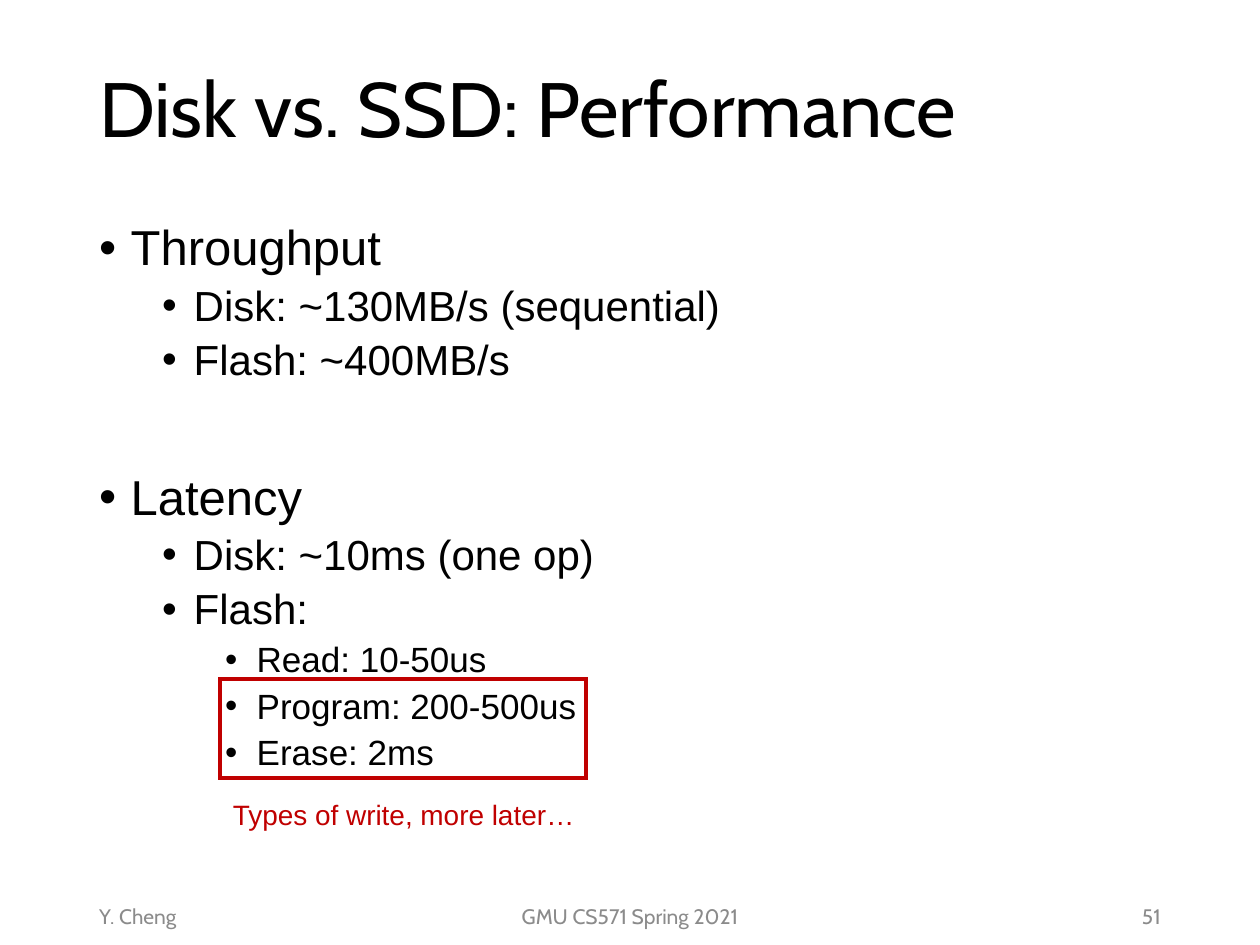
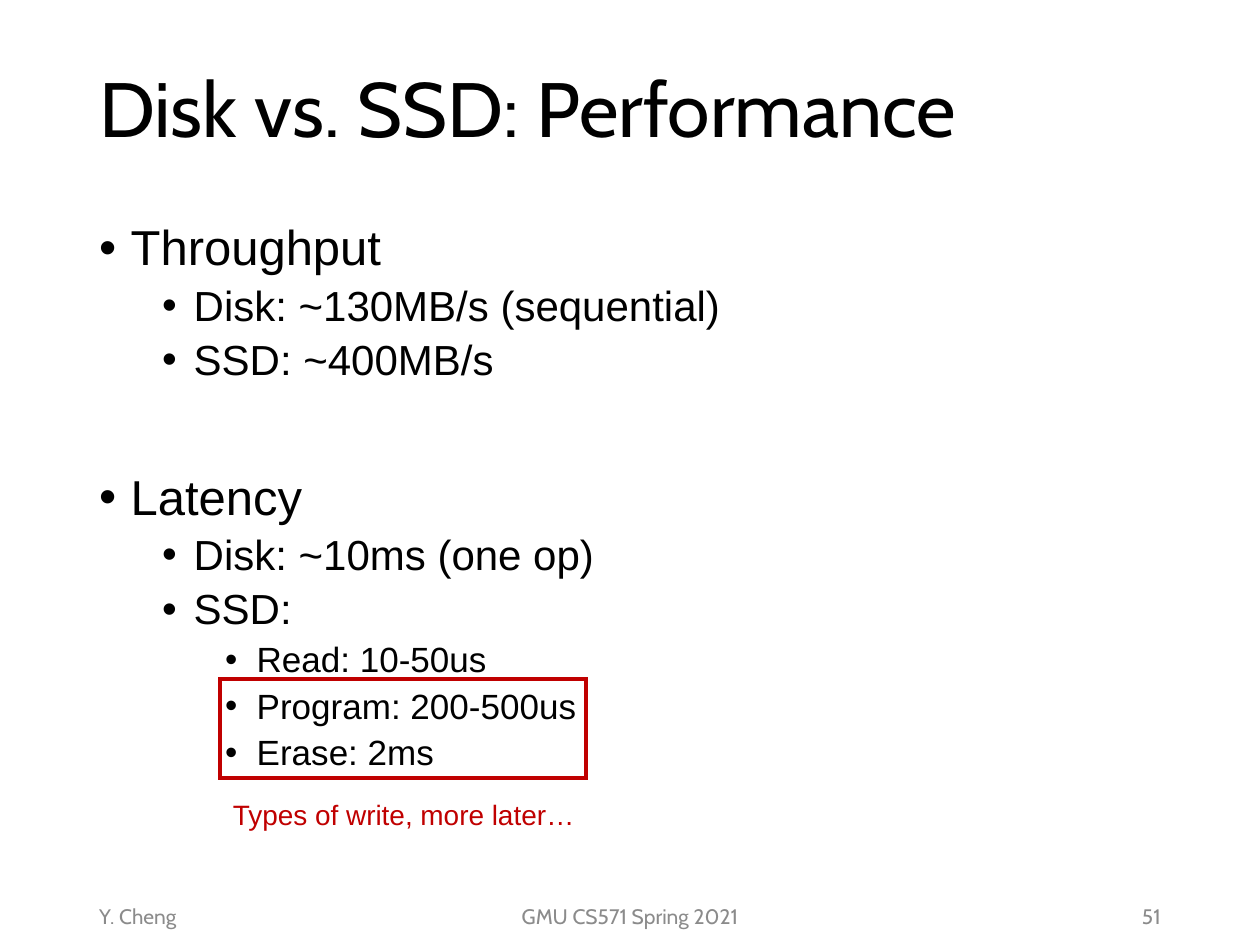
Before and after one commit to tddg/cs571-spring21, a slide deck: slide 51 of public/lecs/lec9-persis-hdd-ssd.pptx. Drawn at 1260x945 pixels with LibreOffice and Linux fonts; fonts in the diff are those of the drawing. Boxes give left, top, right and bottom in pixels: in the first picture for what was removed or moved away, otherwise in the second. Text is boxed around its words. In the diff, an @@ line names an element or a change of style, - is before the commit and + after.

```diff
--- a/public/lecs/lec9-persis-hdd-ssd.pptx
+++ b/public/lecs/lec9-persis-hdd-ssd.pptx
@@ text at (x1=194, y1=344, x2=493, y2=376): text changed @@
-  • Flash: ~400MB/s
+  • SSD: ~400MB/s
@@ text at (x1=194, y1=594, x2=292, y2=625): text changed @@
-  • Flash:
+  • SSD:
```
Also in this commit, not shown: 4 other slides changed.
